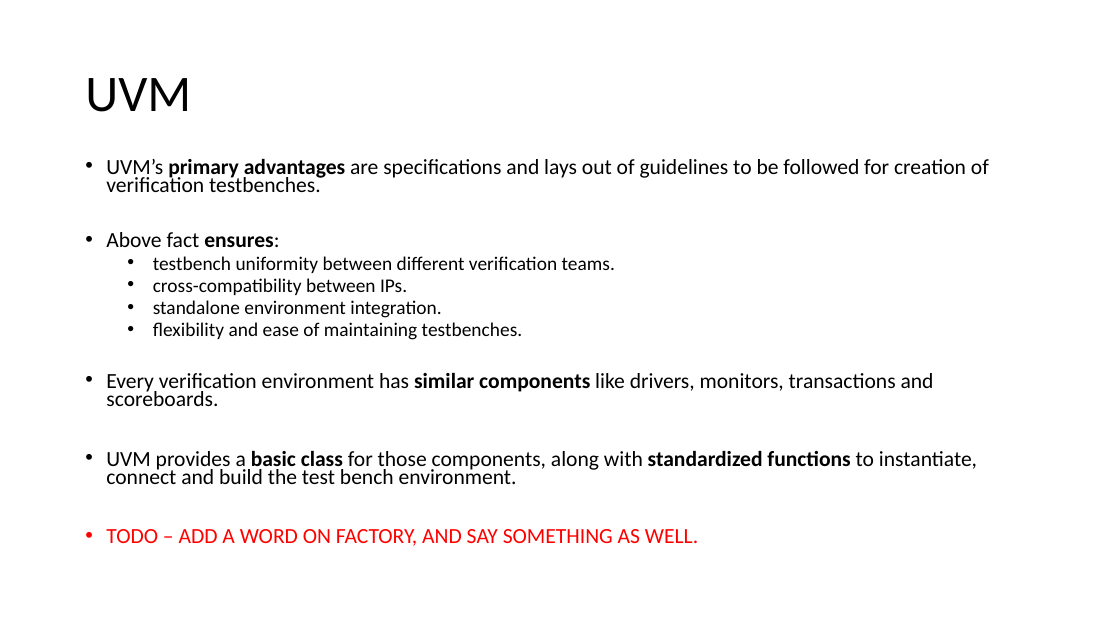
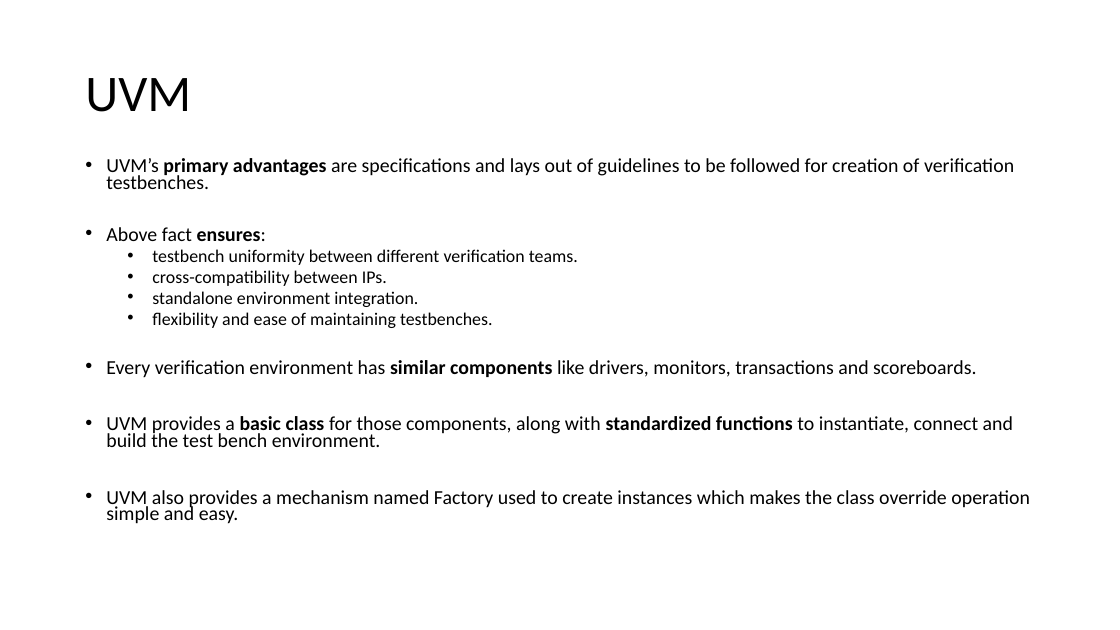
Before and after one commit to liotahuf/UVM_project, a slide deck: slide 4 of Final presentation 3.pptx. Drawn at 1120x630 pixels with LibreOffice and Linux fonts; fonts in the diff are those of the drawing. Boxes give left, top, right and bottom in pixels: in the first picture for what was removed or moved away, otherwise in the second. Text is boxed around its words. In the diff, an @@ line names an element or a change of style, - is before the commit and + after.

```diff
--- a/Final presentation 3.pptx
+++ b/Final presentation 3.pptx
@@ text at <box>106,158,1014,447</box>: size 18.5 to 17 pt in "UVM’s primary advantages are specifications and lays ...", "Above fact ensures:", "Every verification environment has similar components like ...", "UVM provides a basic class for those ..."; size 16.6 to 15.3 pt in "testbench uniformity between different verification teams.", "cross-compatibility between IPs.", "standalone environment integration.", "flexibility and ease of maintaining testbenches." @@
@@ text at <box>106,490,1030,524</box>: text changed; size 18.5 to 17 pt; text colour #FF0000 to #000000 @@
-• TODO – ADD A WORD ON FACTORY, AND SAY SOMETHING AS WELL.
+• UVM also provides a mechanism named Factory used to create instances which makes the class override operation simple and easy.
```
Also in this commit, not shown: 3 other slides changed, 1 other file.
